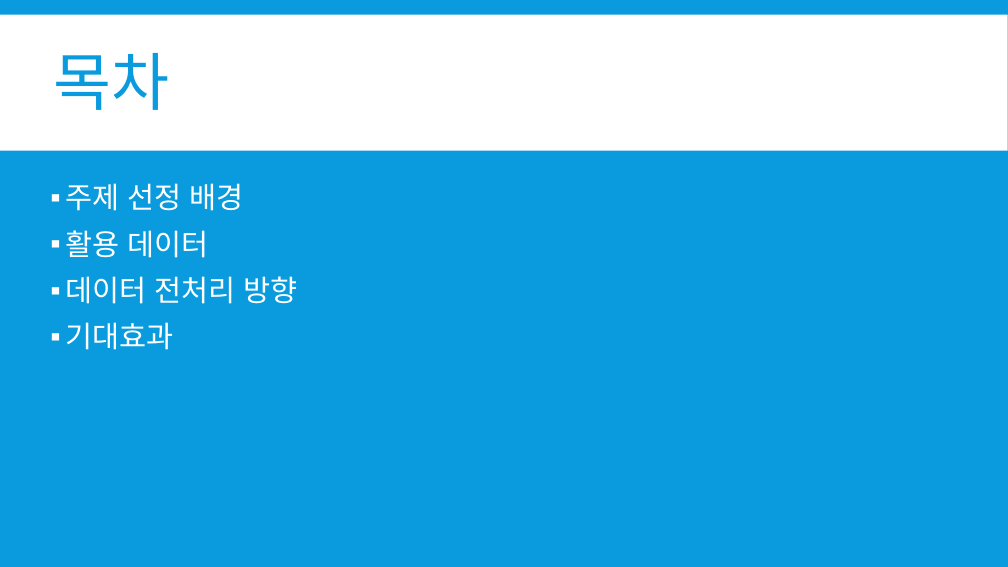
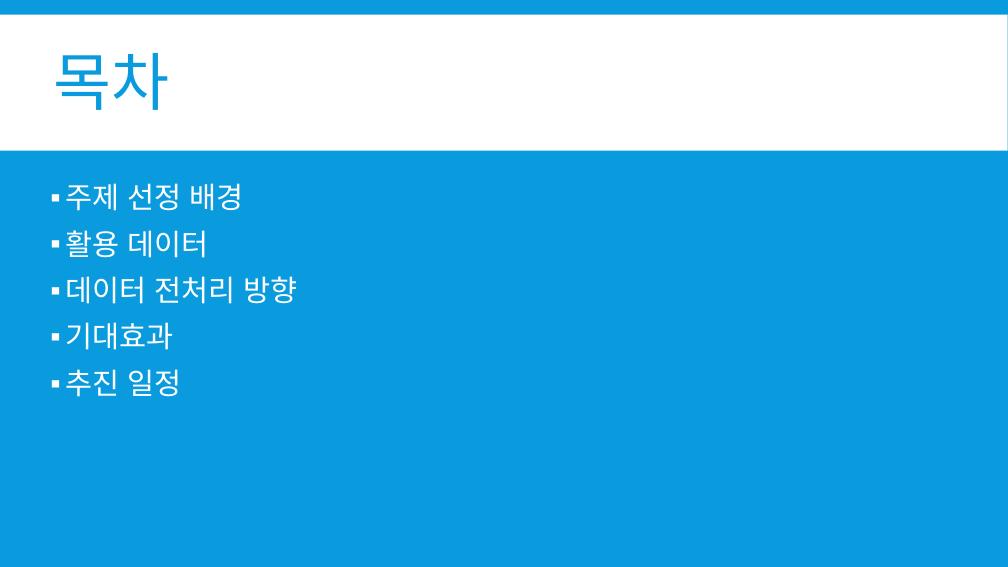
Before and after one commit to so-jeong0127/Python-Project, a slide deck: slide 2 of 재활용도움센터 위치 선정.pptx. Drawn at 1008x567 pixels with LibreOffice and Linux fonts; fonts in the diff are those of the drawing. Boxes give left, top, right and bottom in pixels: in the first picture for what was removed or moved away, otherwise in the second. Text is boxed around its words. In the diff, an @@ line names an element or a change of style, - is before the commit and + after.

```diff
--- a/재활용도움센터 위치 선정.pptx
+++ b/재활용도움센터 위치 선정.pptx
@@ text at [65,369,182,397]: paragraph added @@
+▪ 추진 일정
```
Also in this commit, not shown: 4 other slides changed, 2 slides added.
